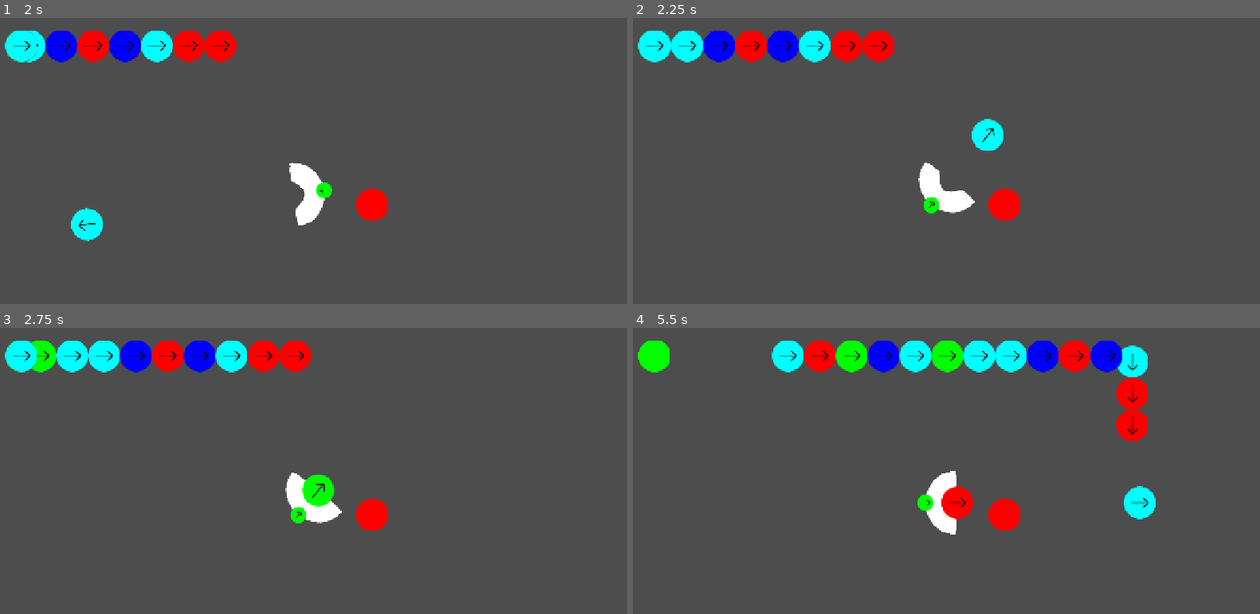
Above: before the commit, frames 1-4 (two rows, left to right).
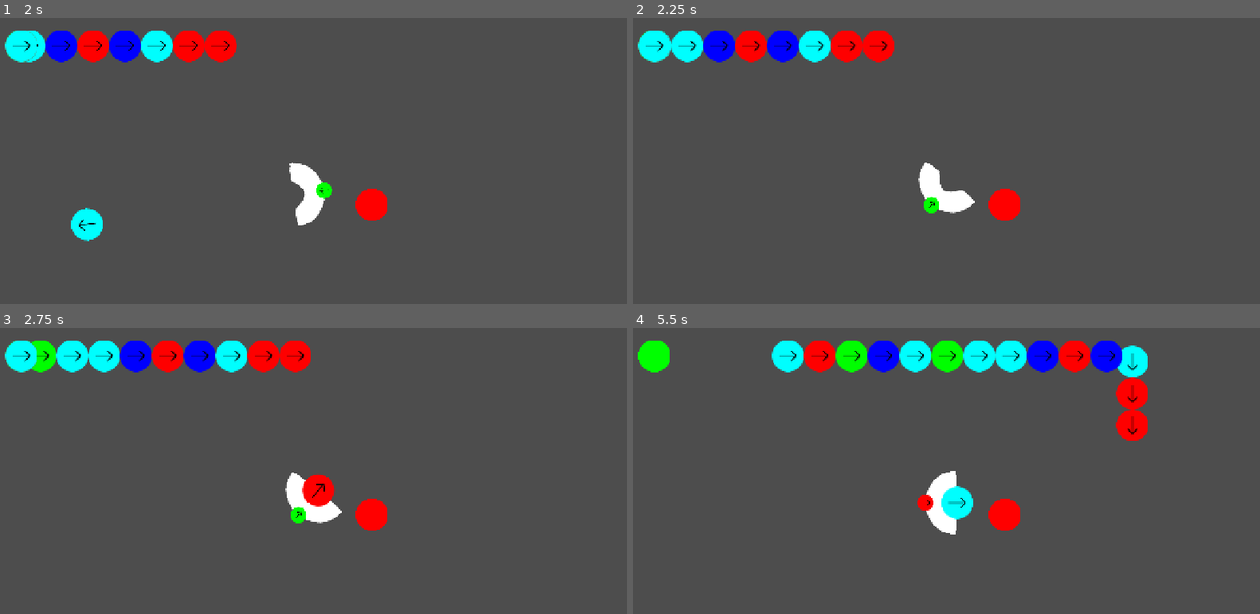
Above: after the commit, the same moments.

Repository: Ideal-Void/regulaean-regulation
Game: Godot game, scene res://scenes/level.tscn
The game is run twice, just before and just after one commit, with the same random seed, the same clock (stepped at 60 frames per second) and the same inputs.
Inputs (mouse positions are in pixels of both pictures, inside the frame that each line leads up to):
- Up to frame 1 (2 s): tap Enter at 0.5 s; move the mouse to (451, 175) at 0.52 s; click (451, 175) at 0.6 s; right-click (451, 175) at 0.8 s; move the mouse to (181, 209) at 1.27 s; right-click (181, 209) at 1.35 s; click (181, 209) at 1.55 s
- Up to frame 2 (2.25 s): move the mouse to (1002, 115) at 2.02 s; click (1002, 115) at 2.1 s
- Up to frame 3 (2.75 s): right-click (369, 425) at 2.3 s
- Up to frame 4 (5.5 s): move the mouse to (908, 573) at 2.77 s; right-click (908, 573) at 2.85 s; click (908, 573) at 3.05 s; move the mouse to (1134, 556) at 3.52 s; click (1134, 556) at 3.6 s; right-click (1134, 556) at 3.8 s; move the mouse to (752, 448) at 4.27 s; right-click (752, 448) at 4.35 s; click (752, 448) at 4.55 s; move the mouse to (971, 502) at 5.02 s; click (971, 502) at 5.1 s; right-click (971, 502) at 5.3 s

Frame 1 is identical in both runs. In frame 2, 0.5% of the frame differs, in the area x 54-60%, y 35-47%; in frame 3, 0.4%; in frame 4, 1.0%, in the area x 45-84%, y 55-67%.

Commit message:
added shot cooldown, renamed a variable

Diff:
--- a/scripts/shooter.gd
+++ b/scripts/shooter.gd
@@ -2,39 +2,43 @@
 
 var marble : PackedScene = preload("res://scenes/marble.tscn")
 var speedshot = false
+var can_shoot = true
 @onready var snd_shoot = $shoot
 @onready var snd_swap = $swap
 @onready var snd_reload = $reload
-@onready var to_shoot = $marble
+@onready var loaded = $marble
 @onready var backup = $backup
 
 # Called when the node enters the scene tree for the first time.
 func _ready() -> void:
-	to_shoot.state = "loaded"
+	loaded.state = "loaded"
 	backup.state = "backup"
 
 func shoot():
-	to_shoot.visible = false
-	var m = marble.instantiate()
-	m.color = to_shoot.color
-	m.state = "flying"
-	m.set_speed(1000 if not speedshot else 1500)
-	m.finished.connect(reload)
-	owner.add_child(m)
-	snd_shoot.play()
-	m.transform = to_shoot.global_transform
+	if can_shoot:
+		can_shoot = false
+		loaded.visible = false
+		var m = marble.instantiate()
+		m.color = loaded.color
+		m.state = "flying"
+		m.set_speed(1000 if not speedshot else 1500)
+		m.finished.connect(reload)
+		owner.add_child(m)
+		snd_shoot.play()
+		m.transform = loaded.global_transform
 
 func swap():
-	var tmpcolor = to_shoot.color
-	to_shoot.set_color(backup.color)
+	var tmpcolor = loaded.color
+	loaded.set_color(backup.color)
 	backup.set_color(tmpcolor)
 	snd_swap.play()
 
 func reload():
-	to_shoot.set_color(backup.color)
+	loaded.set_color(backup.color)
 	backup.set_color(backup.new_color())
-	to_shoot.visible = true
+	loaded.visible = true
 	snd_reload.play()
+	can_shoot = true
 
 # Called every frame. 'delta' is the elapsed time since the previous frame.
 func _process(_delta: float) -> void:
